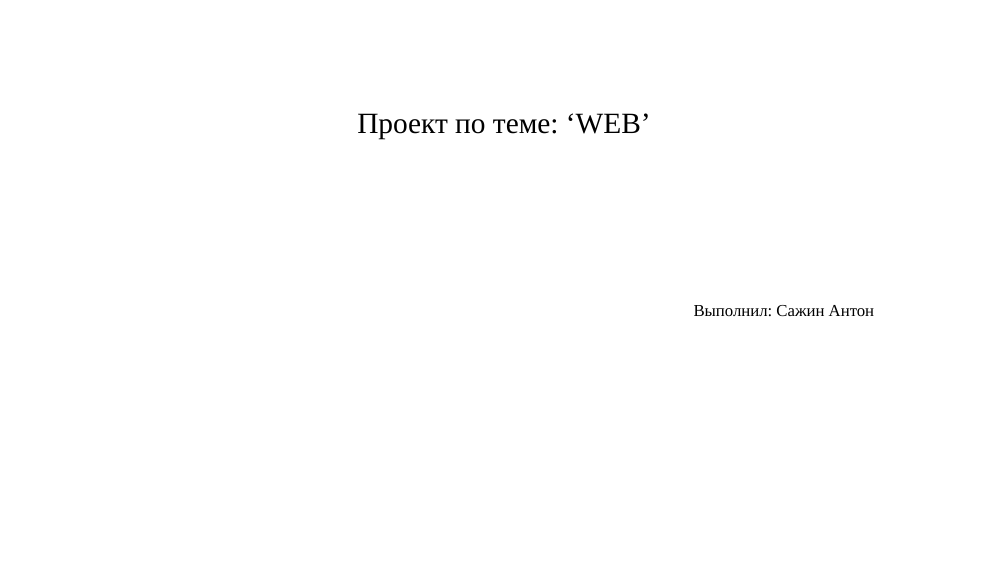
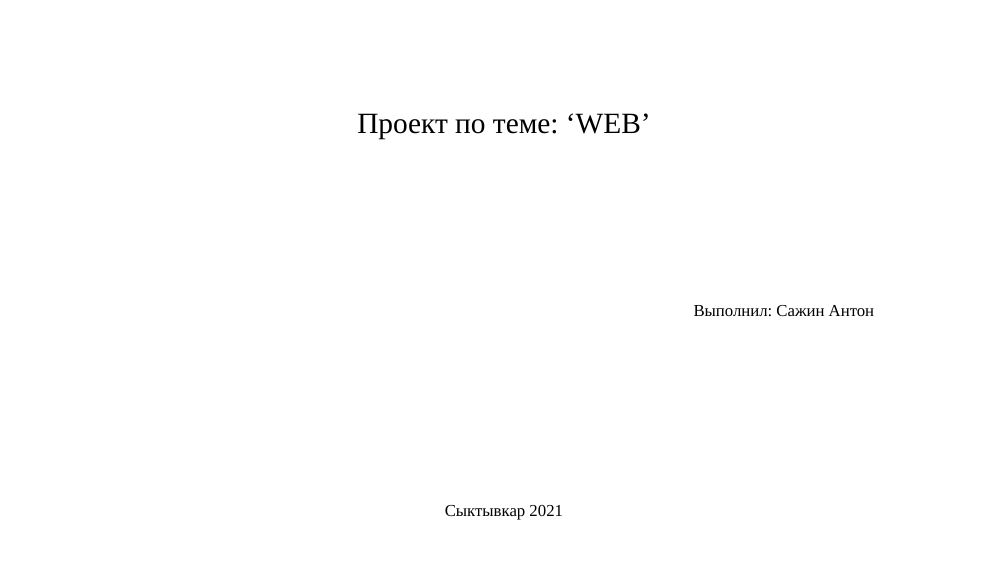
Before and after one commit to Flovv3r/Project_WEB, a slide deck: slide 1 of Презентация WEB.pptx. Drawn at 1008x567 pixels with LibreOffice and Linux fonts; fonts in the diff are those of the drawing. Boxes give left, top, right and bottom in pixels: in the first picture for what was removed or moved away, otherwise in the second. Text is boxed around its words. In the diff, an @@ line names an element or a change of style, - is before the commit and + after.

```diff
--- a/Презентация WEB.pptx
+++ b/Презентация WEB.pptx
@@ subtitle at (445,505,563,520): paragraph added @@
+Сыктывкар 2021
```
Also in this commit, not shown: 1 other file.
